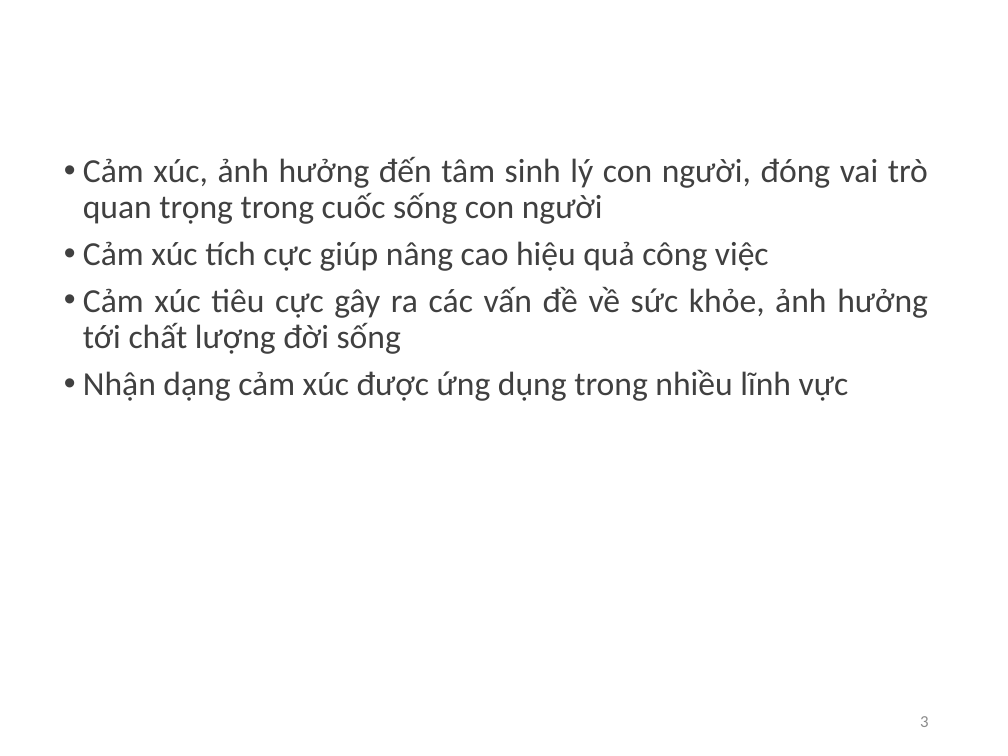
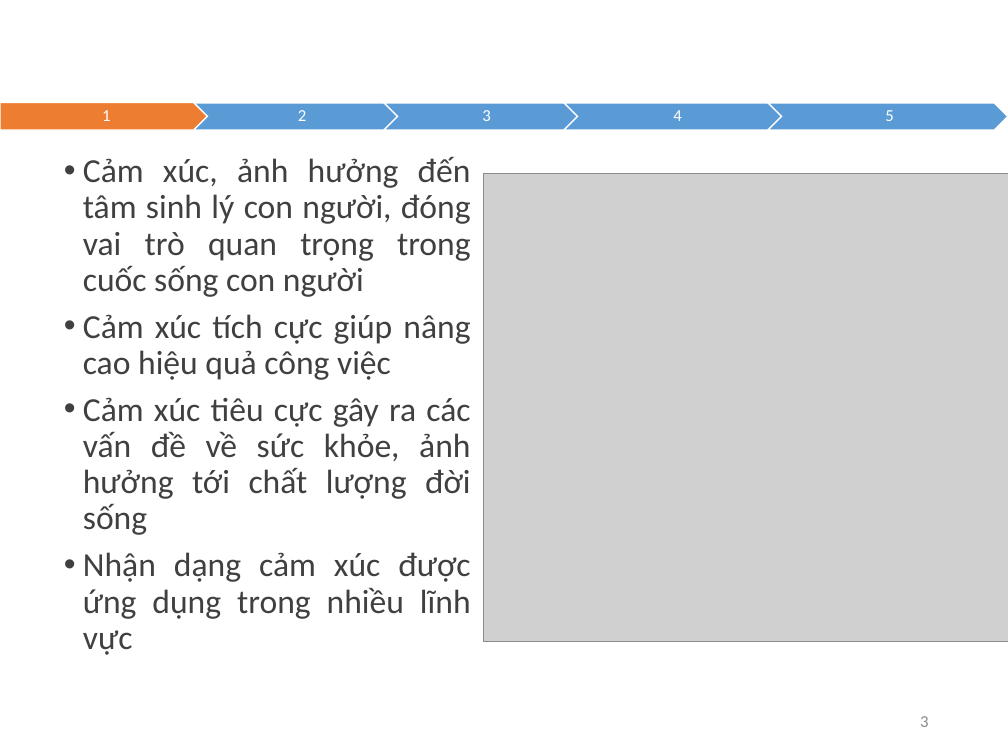
Before and after one commit to nguyennam2910/TriMun, a slide deck: slide 3 of Slide Thesis.pptx. Drawn at 1008x756 pixels with LibreOffice and Linux fonts; fonts in the diff are those of the drawing; grey boxes stand for pictures; background and template pictures are left out. Boxes give left, top, right and bottom in pixels: in the first picture for what was removed or moved away, otherwise in the second. Text is boxed around its words. In the diff, an @@ line names an element or a change of style, - is before the commit and + after.

```diff
--- a/Slide Thesis.pptx
+++ b/Slide Thesis.pptx
@@ pentagon arrow added at bbox=[0, 103, 208, 130], fill #ED7D31, outline #FFFFFF 1 pt @@
@@ text added at bbox=[102, 110, 110, 121], 12 pt, text #FFFFFF @@
+1
@@ group added at bbox=[0, 103, 1008, 130]: 5 texts, 4 chevrons, 1 pentagon arrow @@
+1
+2
+3
+4
+5
@@ text "Cảm xúc, ảnh hưởng đến ..." rewrapped from bbox=[83, 157, 928, 401] to bbox=[83, 157, 471, 655] @@
@@ picture added at bbox=[484, 173, 1008, 642] @@
@@ title at bbox=[83, 238, 380, 582]: text changed @@
-Tổng quan về nhận dạng cảm xúc
+1. Tổng quan về nhận dạng cảm xúc
```
Also in this commit, not shown: 19 other slides changed, 7 slides added, 5 slides removed.
